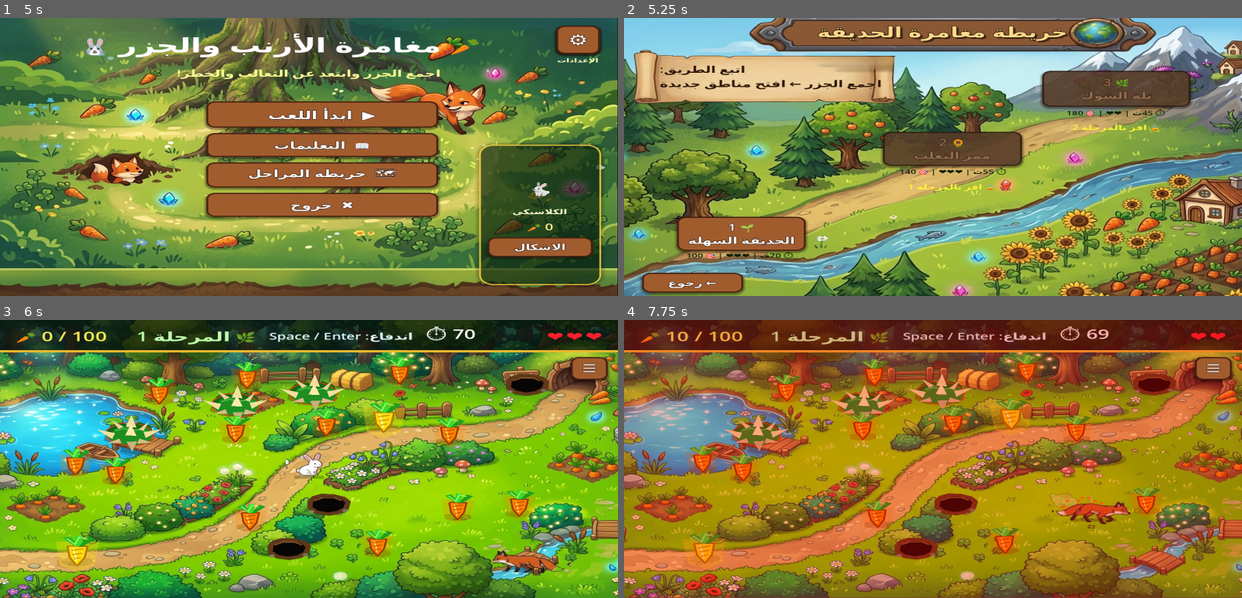
Above: before the commit, frames 1-4 (two rows, left to right).
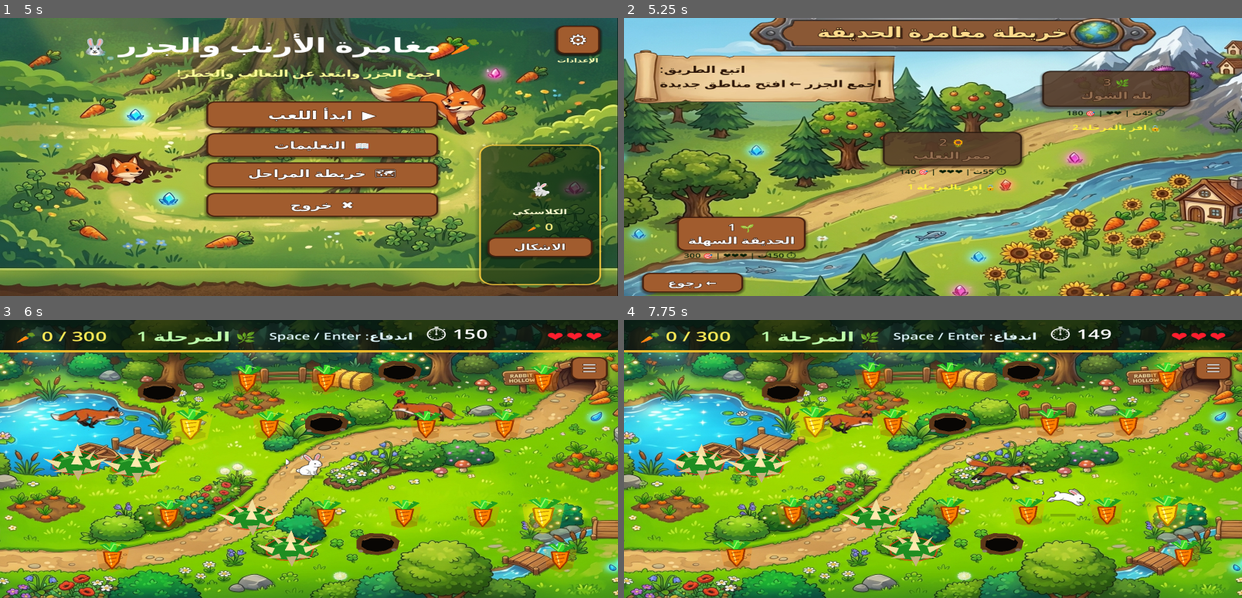
Above: after the commit, the same moments.

Repository: hamzabasem900-source/RUBBY
Game: Godot game, scene res://scenes/MainMenu.tscn
The game is run twice, just before and just after one commit, with the same random seed, the same clock (stepped at 60 frames per second) and the same inputs.
Inputs (mouse positions are in pixels of both pictures, inside the frame that each line leads up to):
- Up to frame 1 (5 s): click "⚙" at 0.5 s; click "العربية" at 1.25 s; click "1280 x 720" at 2 s; click "عادي" at 2.75 s; click "استعادة الافتراضي" at 3.5 s; click "رجوع" at 4.25 s
- Up to frame 2 (5.25 s): click "▶ ابدأ اللعب" at 5 s
- Up to frame 3 (6 s): click "🌱 1 الحديقة السهلة" at 5.75 s
- Up to frame 4 (7.75 s): tap Enter (ui_accept) at 6.5, 6.77, 7.52 s; move the mouse to (1068, 445) at 6.52 s; hold D (move_right) 6.53-7.28 s; click (1068, 445) at 6.67 s; move the mouse to (809, 472) at 7.27 s; hold S (move_down) from 7.28 s (still down)

Frame 1 is identical in both runs. In frame 2, 0.2% of the frame differs, in the area x 9-28%, y 84-87%; in frame 3, 17%; in frame 4, 98%, in the area x 0-100%, y 0-100%.

Commit message:
Split fox chase paths

Diff:
--- a/scripts/collectible_carrot.gd
+++ b/scripts/collectible_carrot.gd
@@ -1,4 +1,6 @@
 extends Area2D
+
+signal collected_for_respawn(is_golden: bool, world_position: Vector2)
 
 # =============================================
 # Carrot Collectible
@@ -88,6 +90,7 @@
 	if collected:
 		return
 	collected = true
+	collected_for_respawn.emit(is_golden, global_position)
 	set_deferred("monitoring", false)
 	for node in _visual_nodes():
 		node.visible = false
--- a/scripts/enemy_fox.gd
+++ b/scripts/enemy_fox.gd
@@ -21,6 +21,12 @@
 @export var attack_recoil_speed: float = 210.0
 @export var attack_pause_duration: float = 0.45
 @export var damage_cooldown: float = 0.9
+@export var chase_flank_angle: float = 0.0
+@export var chase_flank_distance: float = 0.0
+@export var chase_flank_side: float = 0.0
+@export var chase_lead_distance: float = 0.0
+@export var chase_weave_strength: float = 0.0
+@export var chase_weave_phase: float = 0.0
 @export var move_right_first: bool = true
 
 var start_pos: Vector2 = Vector2.ZERO
@@ -102,16 +108,31 @@
 	if _player == null:
 		return Vector2.ZERO
 	var to_player: Vector2 = _player.global_position - global_position
-	var dist: float = to_player.length()
-	if dist <= 0.001:
+	var player_dist: float = to_player.length()
+	if player_dist <= 0.001:
 		return Vector2.ZERO
-	var away_from_player: Vector2 = -to_player / dist
+	var away_from_player: Vector2 = -to_player / player_dist
 	if _attack_pause_timer > 0.0:
 		return away_from_player * attack_recoil_speed
-	if dist < arrival_distance:
-		var push_ratio: float = 1.0 - (dist / arrival_distance)
+	if player_dist < arrival_distance:
+		var push_ratio: float = 1.0 - (player_dist / arrival_distance)
 		return away_from_player * separation_strength * push_ratio
-	var chase_dir: Vector2 = to_player / dist
+
+	var chase_dir_to_player: Vector2 = to_player / player_dist
+	var side_sign: float = chase_flank_side
+	if abs(side_sign) <= 0.01:
+		side_sign = 1.0 if cos(chase_flank_angle) >= 0.0 else -1.0
+	var tangent := Vector2(-chase_dir_to_player.y, chase_dir_to_player.x) * side_sign
+	var offset_scale: float = clamp((player_dist - arrival_distance) / 180.0, 0.0, 1.0)
+	var weave: float = sin(Time.get_ticks_msec() * 0.0035 + chase_weave_phase) * chase_weave_strength
+	var flank_offset: Vector2 = tangent * (chase_flank_distance + weave) * offset_scale
+	var lead_offset: Vector2 = chase_dir_to_player * chase_lead_distance * offset_scale
+	var target_position := _player.global_position + flank_offset + lead_offset
+	var to_target: Vector2 = target_position - global_position
+	var target_dist: float = to_target.length()
+	if target_dist <= 0.001:
+		return Vector2.ZERO
+	var chase_dir: Vector2 = to_target / target_dist
 	return chase_dir * chase_speed
 
 func _get_fox_separation_velocity() -> Vector2:
--- a/scripts/game_level.gd
+++ b/scripts/game_level.gd
@@ -25,6 +25,9 @@
 var _damage_overlay: ColorRect
 var _damage_timer: float = 0.0
 var _base_position: Vector2 = Vector2.ZERO
+var _used_spawn_positions: Array[Vector2] = []
+var _level_carrot_slots: Array[Vector2] = []
+var _level_one_spawning: bool = false
 
 @onready var background: Sprite2D = $Background
 
@@ -251,29 +254,44 @@
 
 func _spawn_all() -> void:
 	var config: Dictionary = GameManager.get_level_config(GameManager.current_level)
-	var used: Array = []
+	_used_spawn_positions.clear()
+	_level_one_spawning = GameManager.current_level == 1 and bool(config.get("organized_carrots", false))
+	_level_carrot_slots.clear()
+	if _level_one_spawning:
+		_level_carrot_slots = _build_level_one_carrot_slots()
 
 	# Keep centre clear for player start
-	used.append(Vector2(512, 380))
+	_used_spawn_positions.append(Vector2(512, 380))
 
 	for _i in range(config["carrot_count"]):
-		_spawn(CARROT_SCENE, used, false)
+		_spawn(CARROT_SCENE, _used_spawn_positions, false)
 
 	for _i in range(config["golden_carrot_count"]):
-		_spawn(CARROT_SCENE, used, true)
+		_spawn(CARROT_SCENE, _used_spawn_positions, true)
 
 	for _i in range(config["hole_count"]):
-		_spawn_hazard(HOLE_SCENE, used, true)
+		_spawn_hazard(HOLE_SCENE, _used_spawn_positions, true)
 
 	for _i in range(config["thorn_count"]):
-		_spawn_hazard(THORN_SCENE, used, false)
-
-	for _i in range(config["fox_count"]):
-		_spawn_fox(used)
+		_spawn_hazard(THORN_SCENE, _used_spawn_positions, false)
+
+	for fox_index in range(config["fox_count"]):
+		_spawn_fox(_used_spawn_positions, fox_index)
+
+func _build_level_one_carrot_slots() -> Array[Vector2]:
+	var slots: Array[Vector2] = []
+	var columns := [150.0, 280.0, 410.0, 540.0, 670.0, 800.0, 900.0]
+	var rows := [155.0, 275.0, 505.0, 615.0]
+	for row_index in range(rows.size()):
+		for column_index in range(columns.size()):
+			var stagger := 36.0 if row_index % 2 == 1 else 0.0
+			slots.append(Vector2(min(columns[column_index] + stagger, AREA_MAX.x), rows[row_index]))
+	slots.shuffle()
+	return slots
 
 func _random_pos(used: Array, min_dist: float = 55.0) -> Vector2:
 	var pos := Vector2.ZERO
-	for _attempt in range(80):
+	for _attempt in range(120):
 		pos = Vector2(
 			randf_range(AREA_MIN.x, AREA_MAX.x),
 			randf_range(AREA_MIN.y, AREA_MAX.y)
@@ -288,6 +306,34 @@
 	used.append(pos)
 	return pos
 
+func _level_one_carrot_pos(used: Array, min_dist: float) -> Vector2:
+	for slot in _level_carrot_slots:
+		var ok := true
+		for u in used:
+			if slot.distance_to(u) < min_dist:
+				ok = false
+				break
+		if ok:
+			used.append(slot)
+			return slot
+	return _random_pos(used, min_dist)
+
+func _forget_spawn_position(pos: Vector2) -> void:
+	for index in range(_used_spawn_positions.size() - 1, -1, -1):
+		if _used_spawn_positions[index].distance_to(pos) < 4.0:
+			_used_spawn_positions.remove_at(index)
+			return
+
+func _on_carrot_collected_for_respawn(is_golden: bool, old_position: Vector2) -> void:
+	if not _level_one_spawning or transitioning:
+		return
+	_forget_spawn_position(old_position)
+	var config: Dictionary = GameManager.get_level_config(GameManager.current_level)
+	await get_tree().create_timer(float(config.get("carrot_respawn_delay", 3.0))).timeout
+	if not is_inside_tree() or transitioning or GameManager.current_level != 1:
+		return
+	_spawn(CARROT_SCENE, _used_spawn_positions, is_golden)
+
 func _spawn(scene_path: String, used: Array, golden: bool) -> void:
 	if not ResourceLoader.exists(scene_path):
 		push_warning("GameLevel: scene not found — " + scene_path)
@@ -299,10 +345,14 @@
 	var obj := packed.instantiate()
 	add_child(obj)
 	obj.scale = Vector2(1.2, 1.2)
-	obj.global_position = _random_pos(used)
+	var config: Dictionary = GameManager.get_level_config(GameManager.current_level)
+	var carrot_min_dist := float(config.get("carrot_min_dist", 55.0))
+	obj.global_position = _level_one_carrot_pos(used, carrot_min_dist) if _level_one_spawning else _random_pos(used, carrot_min_dist)
 	# Property setter handles the colour update
 	if "is_golden" in obj:
 		obj.is_golden = golden
+	if _level_one_spawning and obj.has_signal("collected_for_respawn"):
+		obj.collected_for_respawn.connect(_on_carrot_collected_for_respawn)
 
 func _spawn_hazard(scene_path: String, used: Array, is_hole: bool) -> void:
 	if not ResourceLoader.exists(scene_path):
@@ -315,12 +365,13 @@
 	var obj := packed.instantiate()
 	add_child(obj)
 	obj.scale = Vector2(1.18, 1.18)
-	obj.global_position = _random_pos(used, 60.0)
+	var config: Dictionary = GameManager.get_level_config(GameManager.current_level)
+	obj.global_position = _random_pos(used, float(config.get("hazard_min_dist", 60.0)))
 	# Property setter handles the colour update
 	if "is_hole" in obj:
 		obj.is_hole = is_hole
 
-func _spawn_fox(used: Array) -> void:
+func _spawn_fox(used: Array, fox_index: int = 0) -> void:
 	if not ResourceLoader.exists(FOX_SCENE):
 		push_warning("GameLevel: Fox scene not found")
 		return
@@ -330,11 +381,34 @@
 	var fox := packed.instantiate()
 	add_child(fox)
 	fox.scale = Vector2(1.08, 1.08)
-	fox.global_position = _random_pos(used, 100.0)
+	var config: Dictionary = GameManager.get_level_config(GameManager.current_level)
+	fox.global_position = _random_pos(used, float(config.get("fox_min_dist", 100.0)))
 	if "patrol_distance" in fox:
 		fox.patrol_distance = randf_range(100.0, 190.0)
 	if "move_right_first" in fox:
-		fox.move_right_first = (randi() % 2 == 0)
+		fox.move_right_first = fox_index % 2 == 0
+	var fox_count := max(int(config.get("fox_count", 1)), 1)
+	var side := -1.0 if fox_index % 2 == 0 else 1.0
+	if "chase_flank_angle" in fox:
+		fox.chase_flank_angle = (TAU / fox_count) * fox_index
+	if "chase_flank_side" in fox:
+		fox.chase_flank_side = side
+	if "chase_flank_distance" in fox:
+		fox.chase_flank_distance = 150.0 if GameManager.current_level == 1 else 85.0
+	if "chase_lead_distance" in fox:
+		fox.chase_lead_distance = 0.0
+		if GameManager.current_level == 1:
+			fox.chase_lead_distance = 35.0 if fox_index % 2 == 0 else -25.0
+	if "chase_weave_strength" in fox:
+		fox.chase_weave_strength = 32.0 if GameManager.current_level == 1 else 18.0
+	if "chase_weave_phase" in fox:
+		fox.chase_weave_phase = float(fox_index) * PI
+	if "separation_distance" in fox:
+		fox.separation_distance = 150.0 if GameManager.current_level == 1 else 90.0
+	if "separation_strength" in fox:
+		fox.separation_strength = 260.0 if GameManager.current_level == 1 else 170.0
+	if "chase_speed" in fox and GameManager.current_level == 1:
+		fox.chase_speed = 124.0 + float(fox_index % 2) * 24.0
 
 # ── Transitions ───────────────────────────────────────────────────────────────
 
--- a/scripts/game_manager.gd
+++ b/scripts/game_manager.gd
@@ -26,10 +26,13 @@
 
 var level_configs: Array = [
 	{
-		"level": 1, "time_limit": 70.0, "lives": 3,
-		"required_score": 100, "fox_count": 1,
-		"hole_count": 3, "thorn_count": 3,
-		"carrot_count": 12, "golden_carrot_count": 2
+		"level": 1, "time_limit": 150.0, "lives": 3,
+		"required_score": 300, "fox_count": 2,
+		"hole_count": 4, "thorn_count": 4,
+		"carrot_count": 12, "golden_carrot_count": 2,
+		"organized_carrots": true, "carrot_min_dist": 95.0,
+		"hazard_min_dist": 85.0, "fox_min_dist": 130.0,
+		"carrot_respawn_delay": 3.0
 	},
 	{
 		"level": 2, "time_limit": 55.0, "lives": 3,
